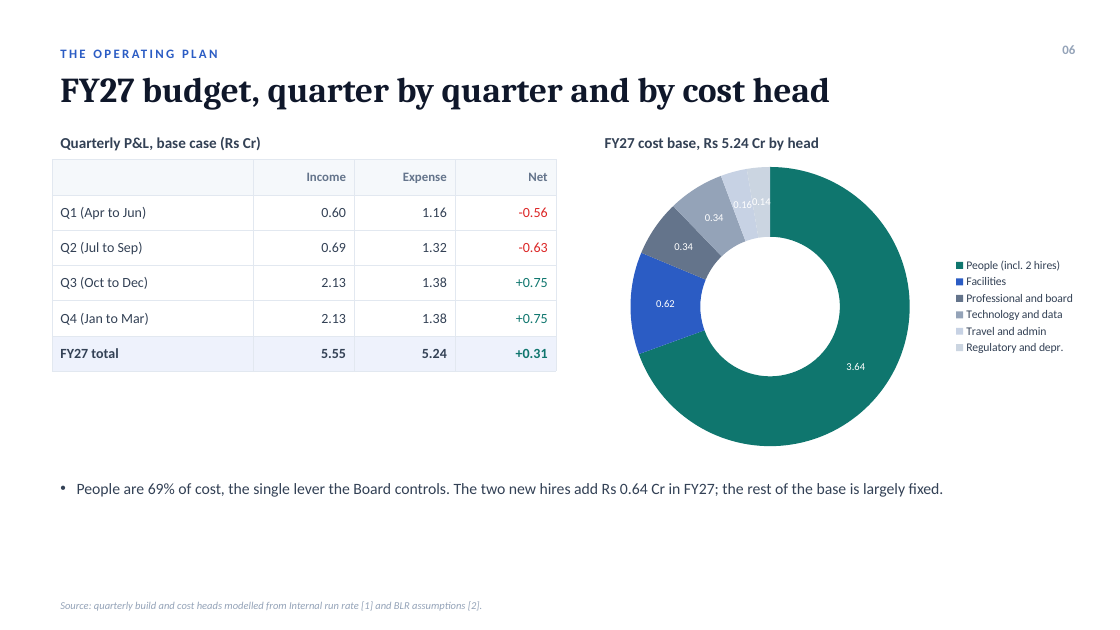
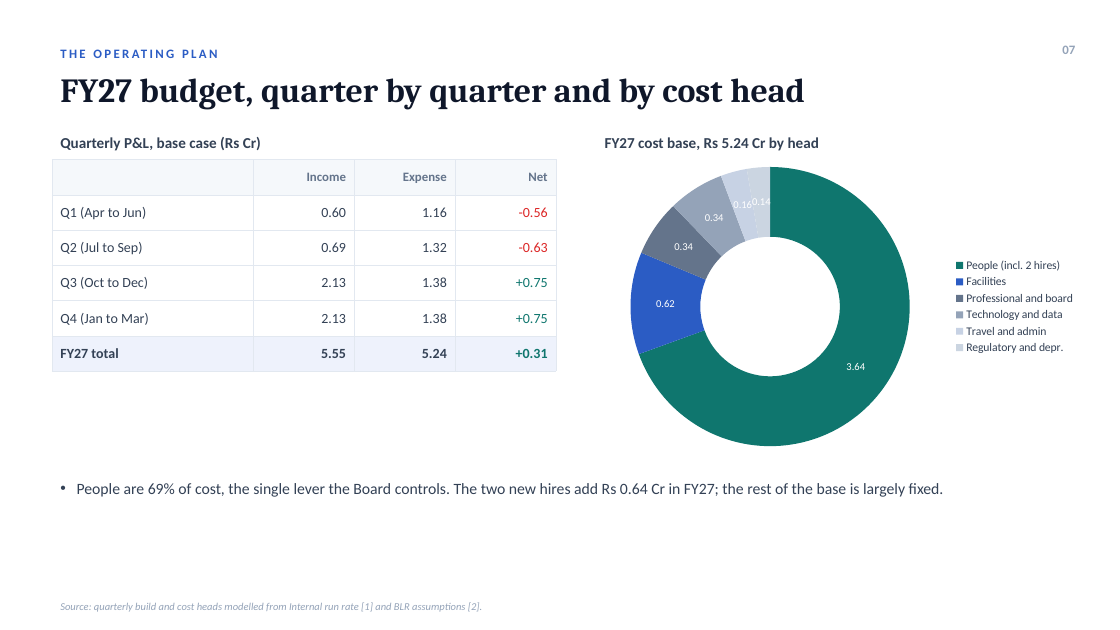
Before and after one commit to acer-developer/AOP, a slide deck: slide 7 of board/AOP_board_presentation.pptx (slide 6 before the commit). Drawn at 1120x630 pixels with LibreOffice and Linux fonts; fonts in the diff are those of the drawing. Boxes give left, top, right and bottom in pixels: in the first picture for what was removed or moved away, otherwise in the second. Text is boxed around its words. In the diff, an @@ line names an element or a change of style, - is before the commit and + after.

```diff
--- a/board/AOP_board_presentation.pptx
+++ b/board/AOP_board_presentation.pptx
@@ text at box(1062, 45, 1075, 54): text changed @@
-06
+07
@@ text "FY27 budget, quarter by quarter ..." at box(60, 78, 805, 110): size 30 to 29 pt @@
```
Also in this commit, not shown: 9 other slides changed, 1 slide added, 1 other file.
